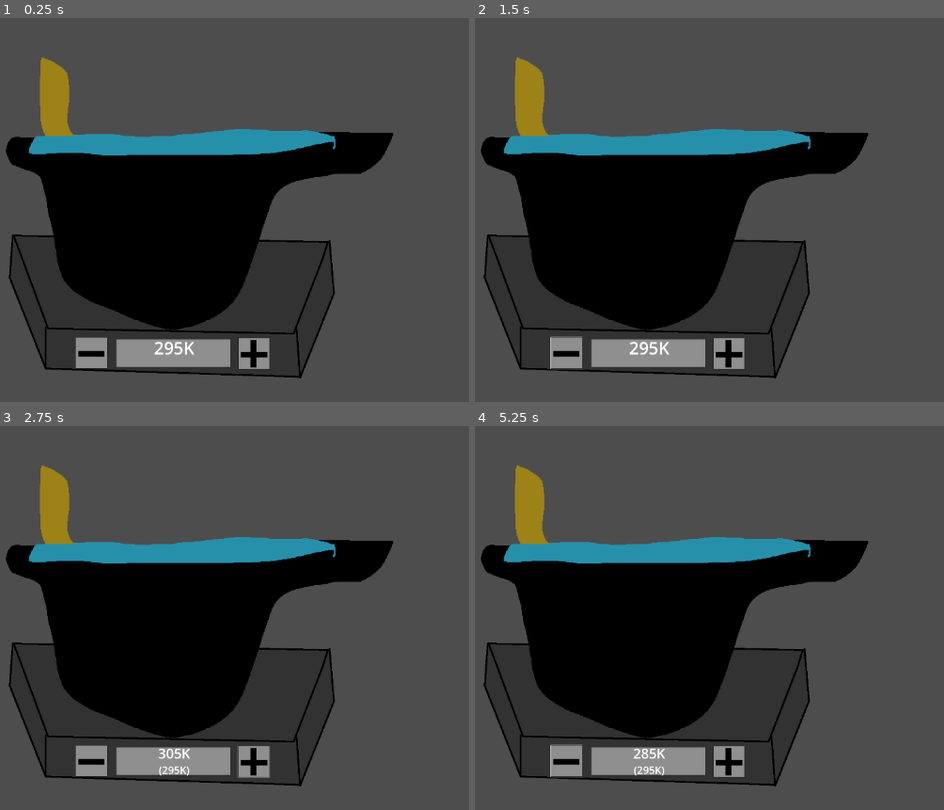
Above: before the commit, frames 1-4 (two rows, left to right).
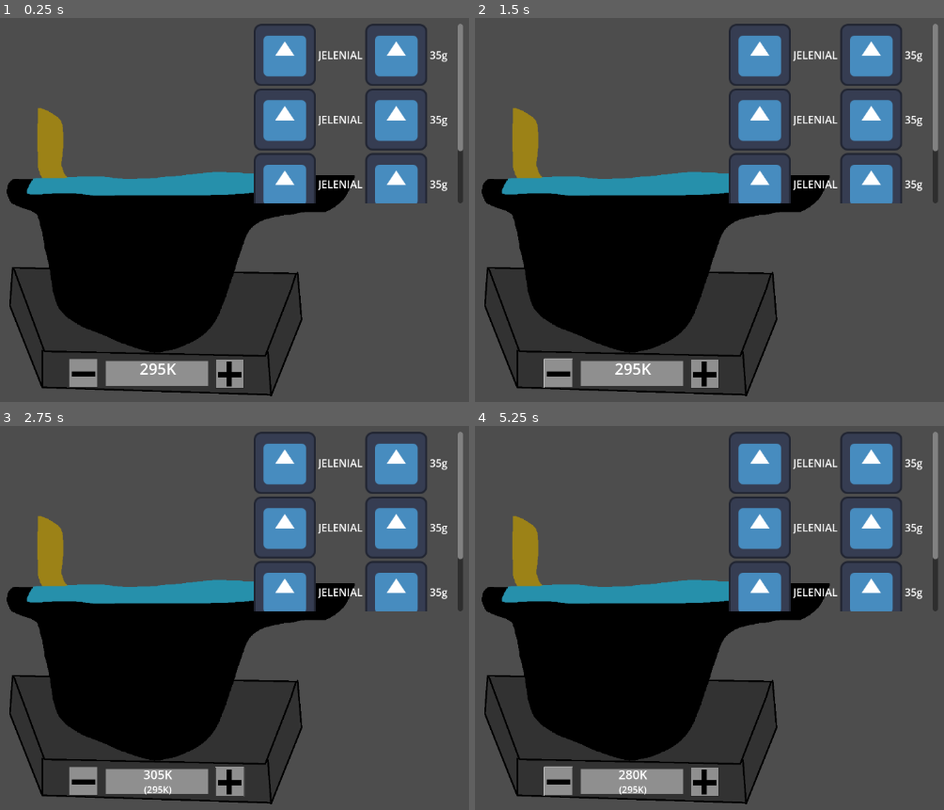
Above: after the commit, the same moments.

Repository: Gutek8134/poison-craft
Game: Godot game, scene res://scenes/prefabs/cauldron.tscn
The game is run twice, just before and just after one commit, with the same random seed, the same clock (stepped at 60 frames per second) and the same inputs. The project has no main scene, so this scene is started directly. The engine's default icon, where the game draws it, is replaced by a stand-in: a white triangle on a blue panel in a dark square.
Inputs (mouse positions are in pixels of both pictures, inside the frame that each line leads up to; where the layout moved, square brackets give the same spot in the first picture):
- Up to frame 1 (0.25 s): no input
- Up to frame 2 (1.5 s): click (704, 375) [728, 352] at 0.5 s; click (559, 375) [568, 352] at 1.25 s
- Up to frame 3 (2.75 s): click (229, 783) [253, 760] at 2 s
- Up to frame 4 (5.25 s): click (559, 783) [568, 760] at 2.75 s; click (704, 783) [728, 760] at 3.5 s; click (559, 783) [568, 760] at 4.25 s; tap Enter at 5 s; hold Shift from 5.03 s (still down)

The runs differ from the first frame. In frame 1, 34% of the frame differs, in the area x 1-99%, y 1-99%; in frame 2, 34%; in frame 3, 34%; in frame 4, 34%.

Commit message:
created prefab for substance representation

Diff:
--- a/scenes/prefabs/cauldron.tscn
+++ b/scenes/prefabs/cauldron.tscn
@@ -1,9 +1,10 @@
-[gd_scene load_steps=5 format=3 uid="uid://bveoo716ac81d"]
+[gd_scene load_steps=6 format=3 uid="uid://bveoo716ac81d"]
 
 [ext_resource type="Script" path="res://scripts/cauldron.gd" id="1_t4s4w"]
 [ext_resource type="Texture2D" uid="uid://d2paw5vc8p2xk" path="res://content/images/cauldron-t.png" id="2_fy3fo"]
 [ext_resource type="Texture2D" uid="uid://dful5kmhtcxmm" path="res://content/images/plus-t.png" id="3_plr1v"]
 [ext_resource type="Texture2D" uid="uid://h01ytmr31lmw" path="res://content/images/minus-t.png" id="4_42w8m"]
+[ext_resource type="PackedScene" uid="uid://daodn204vfhht" path="res://scenes/prefabs/ui/substance_repr.tscn" id="5_tjpe5"]
 
 [node name="Cauldron" type="Node2D"]
 script = ExtResource("1_t4s4w")
@@ -11,8 +12,8 @@
 [node name="Timer" type="Timer" parent="."]
 
 [node name="cauldron_sprite" type="Sprite2D" parent="."]
-position = Vector2(609, 333)
-scale = Vector2(0.525851, 0.525851)
+position = Vector2(580, 385)
+scale = Vector2(0.473046, 0.473046)
 texture = ExtResource("2_fy3fo")
 
 [node name="increase_temperature" type="Button" parent="cauldron_sprite"]
@@ -48,5 +49,39 @@
 scroll_active = false
 text_direction = 1
 
+[node name="substance_scroll" type="ScrollContainer" parent="."]
+layout_direction = 1
+anchors_preset = 15
+anchor_right = 1.0
+anchor_bottom = 1.0
+offset_left = 692.0
+offset_top = 35.0
+offset_right = 1013.0
+offset_bottom = 310.0
+grow_horizontal = 2
+grow_vertical = 2
+size_flags_horizontal = 3
+size_flags_vertical = 3
+horizontal_scroll_mode = 0
+vertical_scroll_mode = 2
+
+[node name="substance_grid" type="GridContainer" parent="substance_scroll"]
+layout_mode = 2
+size_flags_horizontal = 3
+size_flags_vertical = 3
+
+[node name="SubstanceRepr" parent="substance_scroll/substance_grid" instance=ExtResource("5_tjpe5")]
+layout_mode = 2
+size_flags_horizontal = 3
+
+[node name="SubstanceRepr2" parent="substance_scroll/substance_grid" instance=ExtResource("5_tjpe5")]
+layout_mode = 2
+
+[node name="SubstanceRepr3" parent="substance_scroll/substance_grid" instance=ExtResource("5_tjpe5")]
+layout_mode = 2
+
+[node name="SubstanceRepr4" parent="substance_scroll/substance_grid" instance=ExtResource("5_tjpe5")]
+layout_mode = 2
+
 [connection signal="pressed" from="cauldron_sprite/increase_temperature" to="." method="_on_increase_temperature_button_pressed"]
 [connection signal="pressed" from="cauldron_sprite/decrease_temperature" to="." method="_on_decrease_temperature_button_pressed"]
--- /dev/null
+++ b/scenes/prefabs/ui/substance_repr.tscn
@@ -0,0 +1,46 @@
+[gd_scene load_steps=2 format=3 uid="uid://daodn204vfhht"]
+
+[ext_resource type="Texture2D" uid="uid://3ugdclamlyxd" path="res://icon.svg" id="1_rsgho"]
+
+[node name="HFlowContainer" type="HFlowContainer"]
+layout_direction = 2
+offset_right = 304.0
+offset_bottom = 95.0
+
+[node name="TextureRect" type="TextureRect" parent="."]
+custom_minimum_size = Vector2(95.355, 0)
+layout_mode = 2
+size_flags_horizontal = 0
+texture = ExtResource("1_rsgho")
+expand_mode = 5
+
+[node name="VBoxContainer" type="VBoxContainer" parent="."]
+layout_mode = 2
+alignment = 1
+
+[node name="RichTextLabel" type="RichTextLabel" parent="VBoxContainer"]
+layout_mode = 2
+bbcode_enabled = true
+text = "[center]JELENIAL"
+fit_content = true
+scroll_active = false
+autowrap_mode = 0
+
+[node name="TextureRect2" type="TextureRect" parent="."]
+custom_minimum_size = Vector2(95.355, 0)
+layout_mode = 2
+size_flags_horizontal = 0
+texture = ExtResource("1_rsgho")
+expand_mode = 5
+
+[node name="VBoxContainer2" type="VBoxContainer" parent="."]
+layout_mode = 2
+alignment = 1
+
+[node name="RichTextLabel2" type="RichTextLabel" parent="VBoxContainer2"]
+layout_mode = 2
+bbcode_enabled = true
+text = "[center]35g"
+fit_content = true
+scroll_active = false
+autowrap_mode = 0
--- a/scripts/cauldron.gd
+++ b/scripts/cauldron.gd
@@ -19,12 +19,12 @@
 var target_temperature: int:
 	set = set_target_temperature
 
-
+const DEFAULT_TEMPERATURE_CHANGE = 10
 @onready var temperature_change_timer := $Timer as Timer
 # Related to causing reactions
 
 ## key: string (substance name) = int (amount in grams)
-var content: Dictionary
+@onready var content: Dictionary = {}
 
 @onready var is_mixing := false
 
@@ -43,7 +43,7 @@
 # Graphics related
 
 @onready var temperature_display := $cauldron_sprite/temperature_display as RichTextLabel
-
+@onready var content_display := $substance_scroll/substance_grid as GridContainer
 
 # Called when the node enters the scene tree for the first time.
 func _ready():
@@ -73,10 +73,10 @@
 func start_mixing()->void:
 	is_mixing = true
 
-func increase_target_temperature(value: int = 10)->void:
+func increase_target_temperature(value: int = DEFAULT_TEMPERATURE_CHANGE)->void:
 	target_temperature += value
 
-func decrease_target_temperature(value: int = 10)->void:
+func decrease_target_temperature(value: int = DEFAULT_TEMPERATURE_CHANGE)->void:
 	target_temperature -= value
 
 ## Amount in grams
@@ -85,11 +85,19 @@
 		content[substance.data.name.name] = amount
 	else:
 		content[substance.data.name.name] += amount
+	update_substance_display()
 
 ## Amount in grams
 func add_ingredient(ingredient: Ingredient, amount: int):
 	for substance_name in ingredient.composition:
-		content[substance_name] += amount * ingredient.composition[substance_name]
+		if substance_name not in content:
+			content[substance_name] = amount * ingredient.composition[substance_name]
+		else:
+			content[substance_name] += amount * ingredient.composition[substance_name]
+	update_substance_display()
+
+func update_substance_display()->void:
+	print(content)
 
 ## Interval in seconds
 func _start_approaching_target_temperature(interval: int = 3)->void:
@@ -98,7 +106,7 @@
 	temperature_change_timer.start()
 	while true:
 		await temperature_change_timer.timeout
-		print(current_temperature, "->", target_temperature)
+		# print(current_temperature, "->", target_temperature)
 		if abs(target_temperature - current_temperature) <= heating_power:
 			break
 		if current_temperature > target_temperature:
@@ -117,7 +125,25 @@
 
 
 func _on_decrease_temperature_button_pressed():
-	decrease_target_temperature()
+	if Input.is_key_pressed(KEY_SHIFT):
+		if Input.is_key_pressed(KEY_CTRL):
+			decrease_target_temperature(DEFAULT_TEMPERATURE_CHANGE*5)
+		else:
+			decrease_target_temperature(DEFAULT_TEMPERATURE_CHANGE*10)
+	elif Input.is_key_pressed(KEY_CTRL):
+		decrease_target_temperature(int(float(DEFAULT_TEMPERATURE_CHANGE)/2))
+	else:
+		decrease_target_temperature(DEFAULT_TEMPERATURE_CHANGE)
+
+
 
 func _on_increase_temperature_button_pressed():
-	increase_target_temperature()
+	if Input.is_key_pressed(KEY_SHIFT):
+		if Input.is_key_pressed(KEY_CTRL):
+			increase_target_temperature(DEFAULT_TEMPERATURE_CHANGE*5)
+		else:
+			increase_target_temperature(DEFAULT_TEMPERATURE_CHANGE*10)
+	elif Input.is_key_pressed(KEY_CTRL):
+		increase_target_temperature(int(float(DEFAULT_TEMPERATURE_CHANGE)/2))
+	else:
+		increase_target_temperature(DEFAULT_TEMPERATURE_CHANGE)
--- /dev/null
+++ b/scripts/ui/substance_repr.gd
@@ -0,0 +1,11 @@
+extends Node
+
+
+# Called when the node enters the scene tree for the first time.
+func _ready():
+	pass # Replace with function body.
+
+
+# Called every frame. 'delta' is the elapsed time since the previous frame.
+func _process(delta):
+	pass
